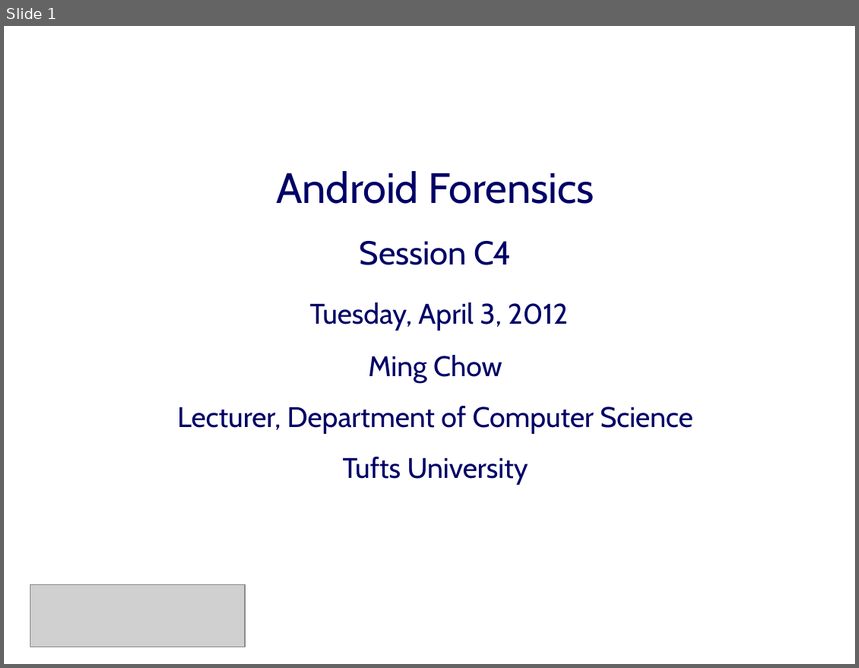
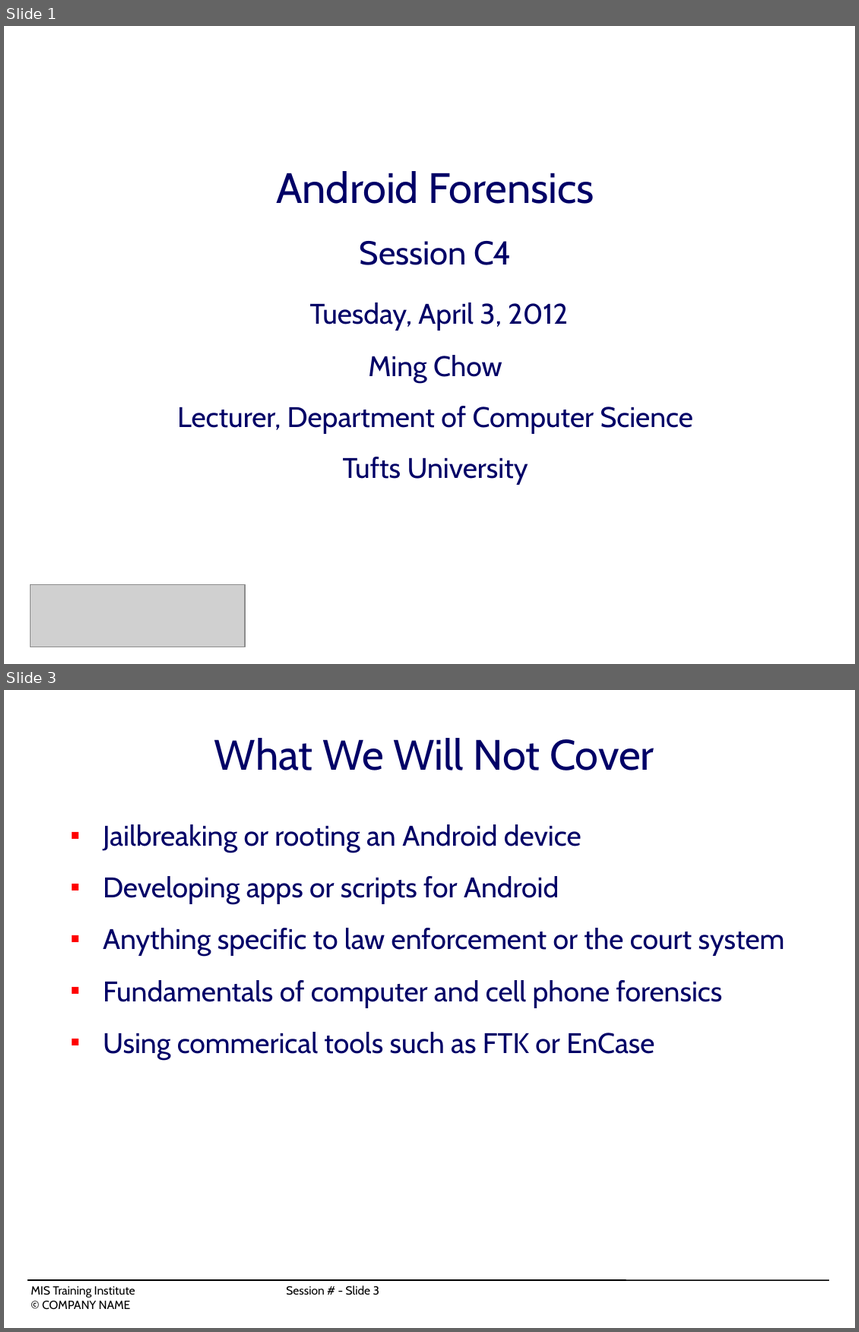
Before and after one commit to mchow01/Security, a slide deck: forensics/android/OS12_C4-mchow.ppt. Shown one above the other, each under a label of ours: slide 1 before the commit, slides 1 and 3 after it; the slides between them are not shown. The pictures are 859x668 and 859x1332 pixels, drawn with LibreOffice and Linux fonts; fonts in the diff are those of the drawing; grey boxes stand for pictures; background and template pictures are left out. Boxes give left, top, right and bottom in pixels: in the first picture for what was removed or moved away, otherwise in the second. Text is boxed around its words. In the diff, an @@ line names an element or a change of style, - is before the commit and + after.

```diff
--- a/forensics/android/OS12_C4-mchow.ppt
+++ b/forensics/android/OS12_C4-mchow.ppt
@@ slide 3 added at bbox=[4, 690, 855, 1328], background #FFFFFF @@
@@ title added at bbox=[215, 738, 655, 771], 36 pt, text #000066 @@
+What We Will Not Cover
@@ text added at bbox=[103, 825, 785, 1059], 24 pt, text #000066 @@
+■ Jailbreaking or rooting an Android device
+■ Developing apps or scripts for Android
+■ Anything specific to law enforcement or the court system
+■ Fundamentals of computer and cell phone forensics
+■ Using commerical tools such as FTK or EnCase
@@ line added from (28, 1281) to (829, 1281), #000000 0.99 pt @@
@@ text added at bbox=[31, 1286, 380, 1298], 10 pt, text #000000 @@
+MIS Training Institute Session # - Slide 3
+© COMPANY NAME
```
Also in this commit, not shown: 13 other slides added, 2 other files.
